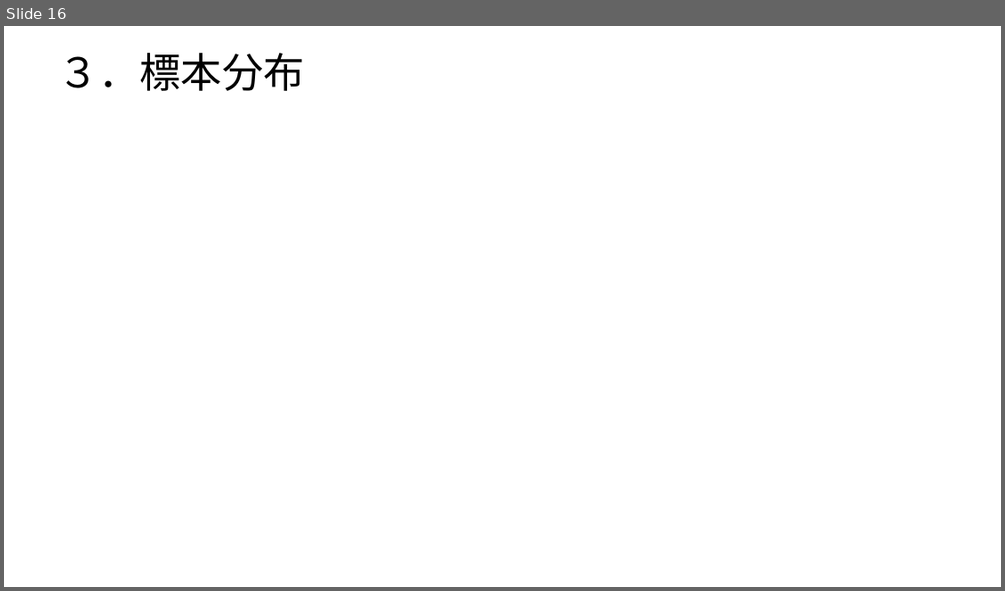
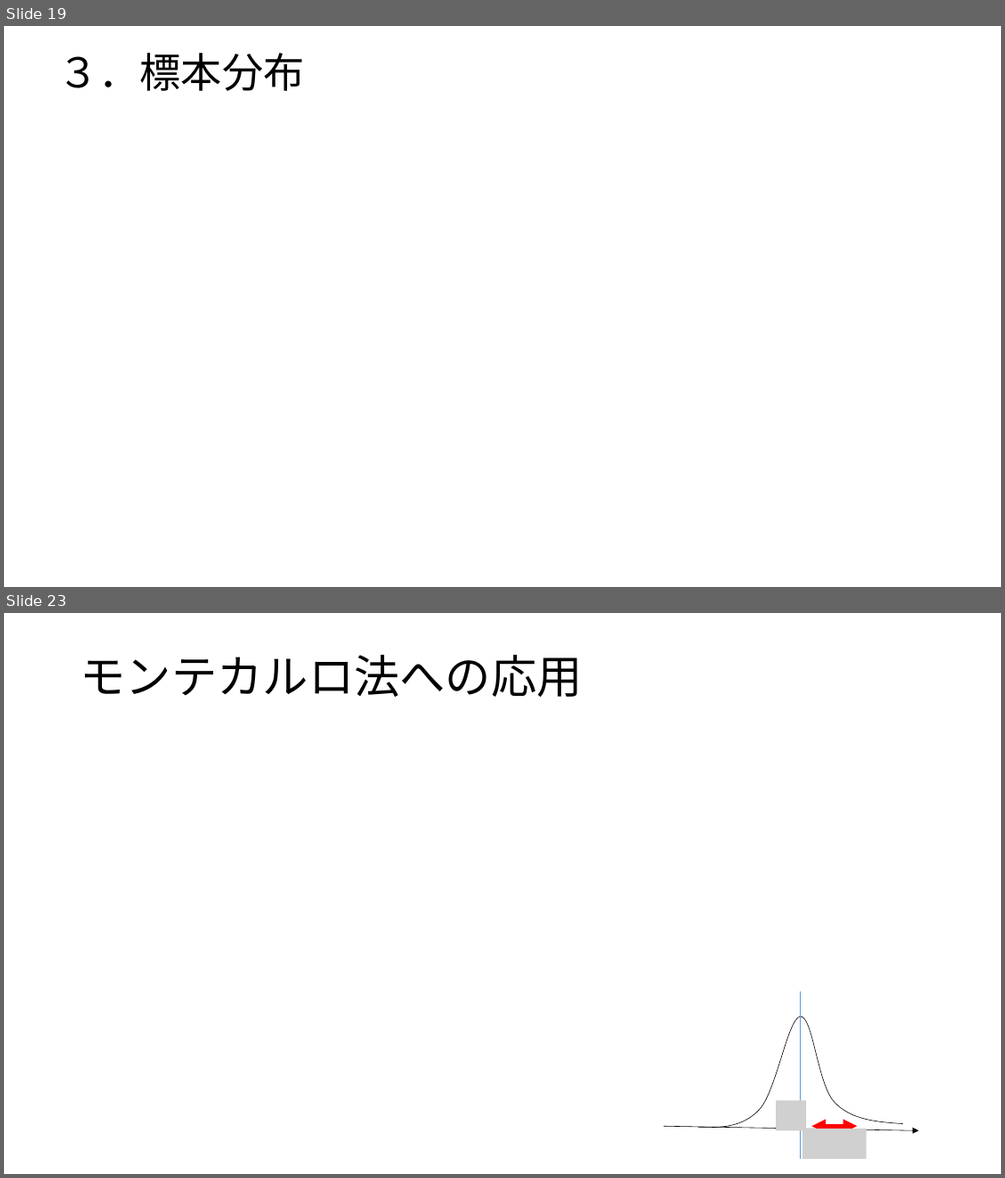
Before and after one commit to morimoto0606/Statistics, a slide deck: statistics2.pptx. Shown one above the other, each under a label of ours: slide 16 before the commit, slides 19 and 23 after it; the slides between them are not shown. The pictures are 1005x591 and 1005x1178 pixels, drawn with LibreOffice and Linux fonts; fonts in the diff are those of the drawing; grey boxes stand for pictures. Boxes give left, top, right and bottom in pixels: in the first picture for what was removed or moved away, otherwise in the second. Text is boxed around its words. In the diff, an @@ line names an element or a change of style, - is before the commit and + after.

```diff
--- a/statistics2.pptx
+++ b/statistics2.pptx
@@ slide 23 added at bbox=[4, 613, 1001, 1174], background #FFFFFF @@
@@ title added at bbox=[80, 655, 582, 697], 44 pt, text #000000 @@
+モンテカルロ法への応用
@@ line added from (801, 991) to (801, 1159), #5B9BD5 0.5 pt @@
@@ freeform shape added at bbox=[698, 1016, 903, 1127], outline #000000 0.5 pt @@
@@ picture added at bbox=[776, 1101, 807, 1130] @@
@@ arrow added from (663, 1126) to (919, 1130), #000000 0.5 pt @@
@@ picture added at bbox=[802, 1128, 866, 1159] @@
@@ double arrow added from (811, 1126) to (858, 1126), #FF0000 4.5 pt @@
@@ what was slide 16 is now slide 19 @@
```
Also in this commit, not shown: 1 slide changed, 11 other slides added, 1 other file.
